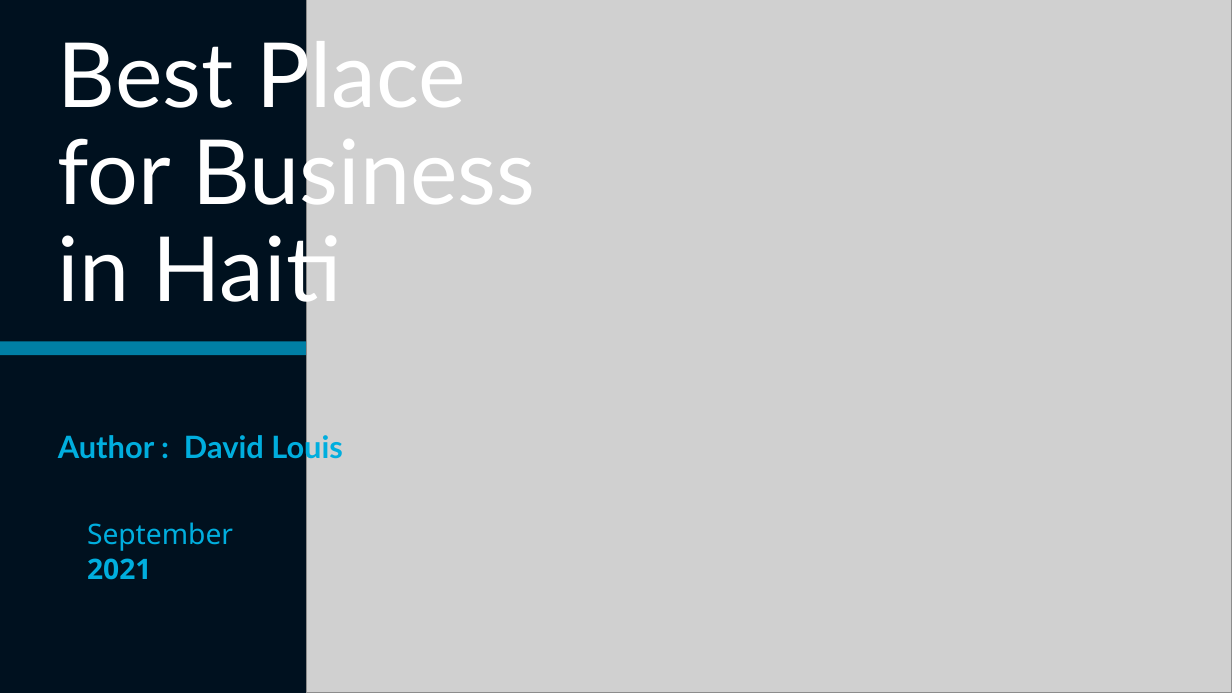
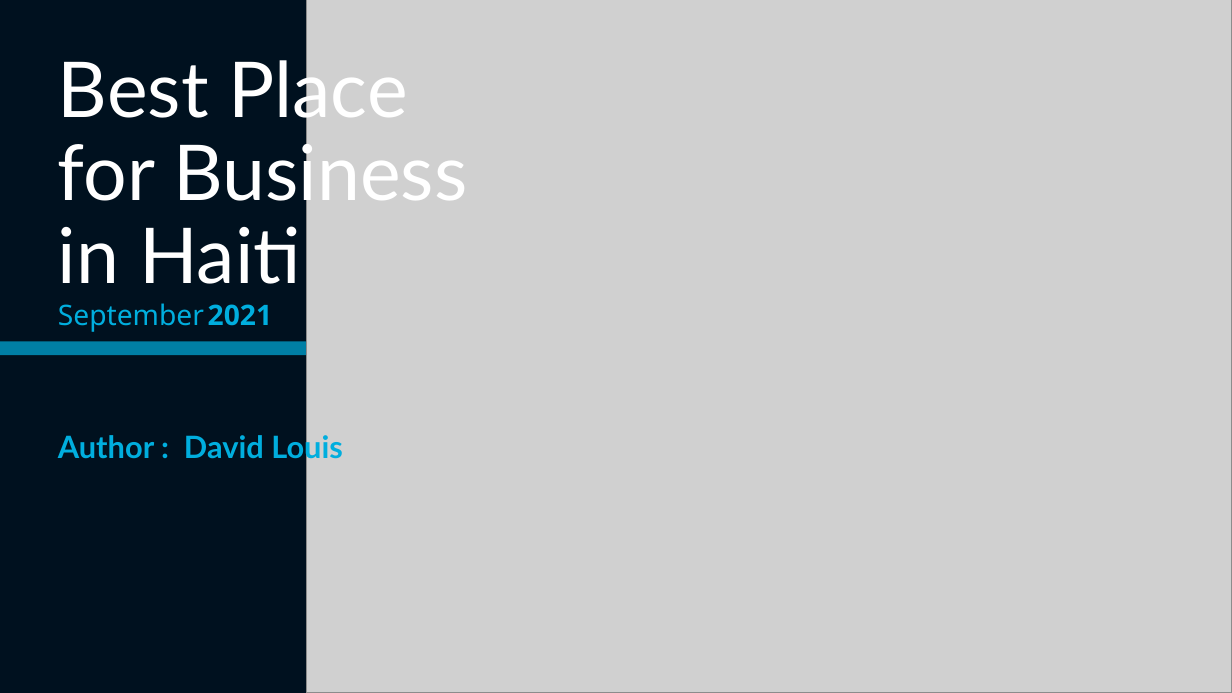
Before and after one commit to Ldave01/Best_Place_For_Business, a slide deck: slide 1 of Analyzing Business Location in Haiti.pptx. Drawn at 1232x693 pixels with LibreOffice and Linux fonts; fonts in the diff are those of the drawing; grey boxes stand for pictures. Boxes give left, top, right and bottom in pixels: in the first picture for what was removed or moved away, otherwise in the second. Text is boxed around its words. In the diff, an @@ line names an element or a change of style, - is before the commit and + after.

```diff
--- a/Analyzing Business Location in Haiti.pptx
+++ b/Analyzing Business Location in Haiti.pptx
@@ title "Best Place for Business in ..." at (x1=58, y1=50, x2=468, y2=284): size 70 to 60 pt @@
@@ text "September" moved from (x1=87, y1=522, x2=233, y2=551) to (x1=58, y1=303, x2=204, y2=332) @@
@@ text "2021" moved from (x1=87, y1=558, x2=152, y2=580) to (x1=208, y1=304, x2=273, y2=326) @@
```
Also in this commit, not shown: 8 other slides changed, 3 slides added, 7 slides removed.
